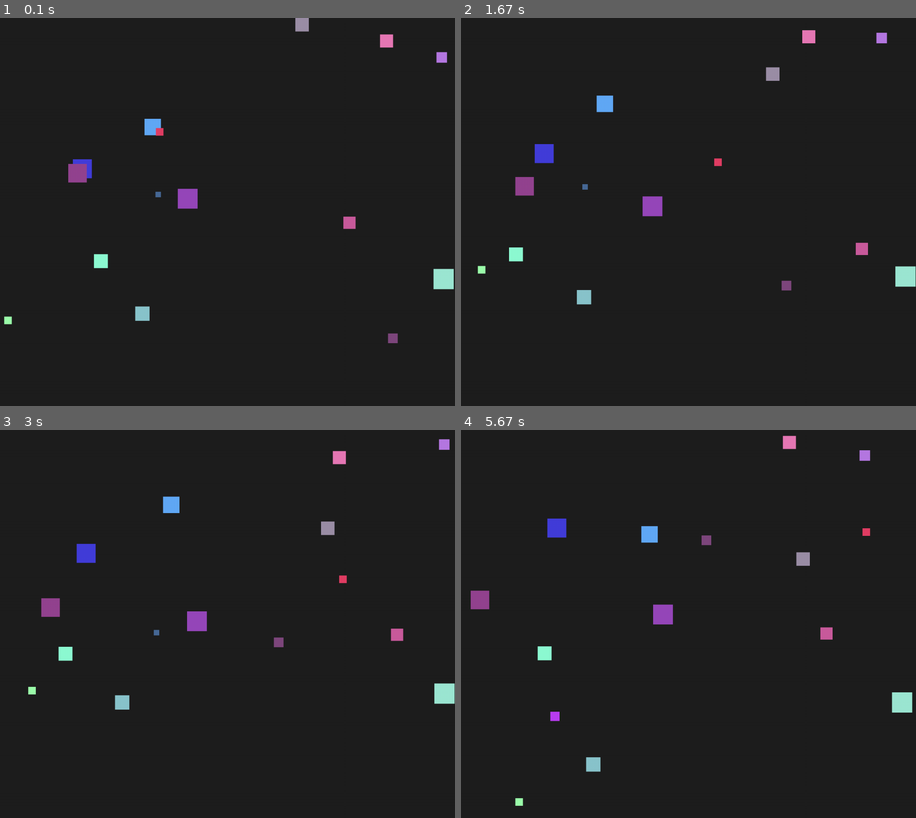
Above: before the commit, frames 1-4 (two rows, left to right).
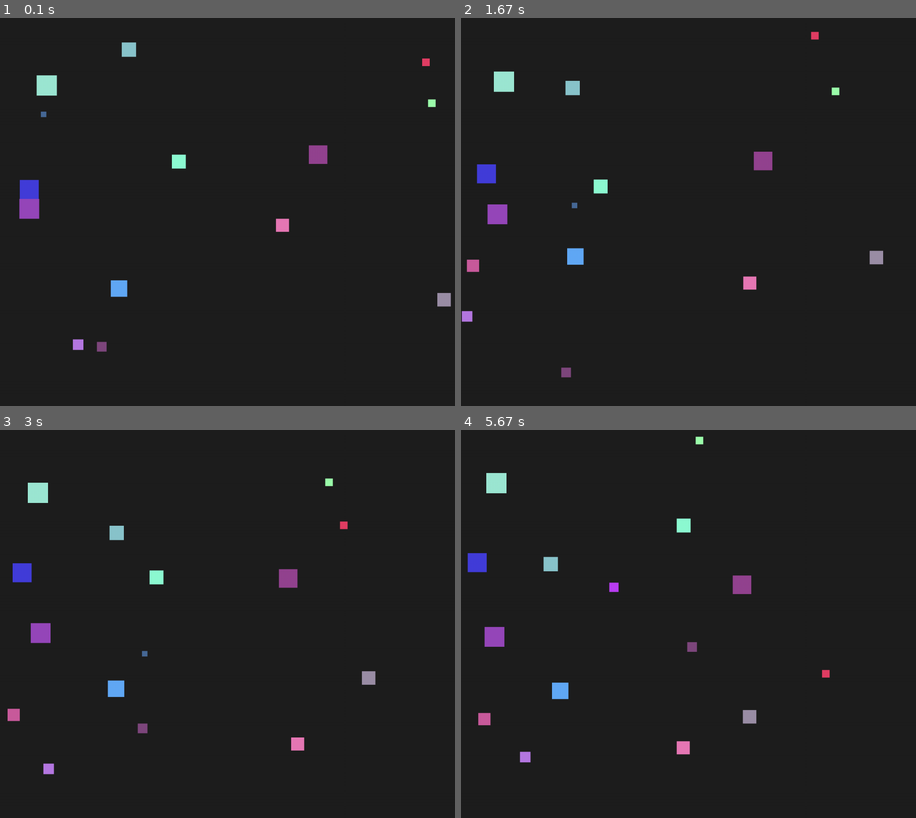
Above: after the commit, the same moments.

Repository: luc11Mhe/lab8-pygame
Game: pygame game, started from main.py
The game is run twice, just before and just after one commit, with the same random seed, the same clock (stepped at 60 frames per second) and the same inputs.
Inputs:
- Up to frame 1 (0.1 s): no input
- Up to frame 2 (1.67 s): no input
- Up to frame 3 (3 s): no input
- Up to frame 4 (5.67 s): no input

The runs differ from the first frame. In frame 1, 3.4% of the frame differs, in the area x 0-100%, y 0-87%; in frame 2, 3.6%; in frame 3, 3.6%; in frame 4, 3.7%, in the area x 1-100%, y 1-97%.

Commit message:
type hints

Diff:
--- a/main.py
+++ b/main.py
@@ -1,13 +1,17 @@
 import pygame
 import random
 import math
+from typing import List
 
 pygame.init()
-MIN_SIZE = 10
-MAX_SIZE = 50
-MAX_SPEED = 200
 
-WIDTH, HEIGHT = 1080, 920
+MIN_SIZE: int = 10
+MAX_SIZE: int = 50
+MAX_SPEED: int = 200
+
+WIDTH: int = 1080
+HEIGHT: int = 920
+
 screen = pygame.display.set_mode((WIDTH, HEIGHT))
 pygame.display.set_caption("Moving Squares")
 
@@ -15,43 +19,44 @@
 
 
 class Square:
-    def __init__(self):
+    def __init__(self) -> None:
         self.reset()
 
-    def reset(self):
-        self.size = random.randint(MIN_SIZE, MAX_SIZE)
-        speed_fact = (MAX_SIZE - self.size) / (MAX_SIZE - MIN_SIZE + 1)
-        self.max_speed = max(1, int(MAX_SPEED * speed_fact))
+    def reset(self) -> None:
+        self.size: int = random.randint(MIN_SIZE, MAX_SIZE)
 
-        self.x = random.randint(0, WIDTH - self.size)
-        self.y = random.randint(0, HEIGHT - self.size)
+        speed_fact: float = (MAX_SIZE - self.size) / (MAX_SIZE - MIN_SIZE + 1)
+        self.max_speed: float = max(1.0, MAX_SPEED * speed_fact)
 
-        self.dx = random.choice([-1, 1]) * random.uniform(50, self.max_speed)
-        self.dy = random.choice([-1, 1]) * random.uniform(50, self.max_speed)
+        self.x: float = float(random.randint(0, WIDTH - self.size))
+        self.y: float = float(random.randint(0, HEIGHT - self.size))
 
-        self.color = (
+        self.dx: float = random.choice([-1, 1]) * random.uniform(50, self.max_speed)
+        self.dy: float = random.choice([-1, 1]) * random.uniform(50, self.max_speed)
+
+        self.color: tuple[int, int, int] = (
             random.randint(50, 255),
             random.randint(50, 255),
             random.randint(50, 255),
         )
 
-        self.life = random.uniform(5, 15)
+        self.life: float = random.uniform(5, 15)
 
-    def move(self, dt):
+    def move(self, dt: float) -> None:
         if random.random() < 0.2:
-            angle = random.uniform(-0.2, 0.2)
-            cos_a = math.cos(angle)
-            sin_a = math.sin(angle)
+            angle: float = random.uniform(-0.2, 0.2)
+            cos_a: float = math.cos(angle)
+            sin_a: float = math.sin(angle)
 
-            new_dx = self.dx * cos_a - self.dy * sin_a
-            new_dy = self.dx * sin_a + self.dy * cos_a
+            new_dx: float = self.dx * cos_a - self.dy * sin_a
+            new_dy: float = self.dx * sin_a + self.dy * cos_a
 
-            self.dx = new_dx
-            self.dy = new_dy
+            self.dx, self.dy = new_dx, new_dy
 
-        speed = math.sqrt(self.dx**2 + self.dy**2)
+        speed: float = math.sqrt(self.dx**2 + self.dy**2)
+
         if speed > 0:
-            factor = min(self.max_speed, speed) / speed
+            factor: float = min(self.max_speed, speed) / speed
             self.dx *= factor
             self.dy *= factor
 
@@ -72,59 +77,56 @@
             self.y = HEIGHT - self.size
             self.dy *= -1
 
-    def flee(self, all_squares, dt):
+    def flee(self, all_squares: List["Square"], dt: float) -> None:
         for other in all_squares:
             if other is self:
                 continue
 
             if other.size > self.size:
-                dx = (self.x + self.size / 2) - (other.x + other.size / 2)
-                dy = (self.y + self.size / 2) - (other.y + other.size / 2)
-                dist = math.hypot(dx, dy)
+                dx: float = (self.x + self.size / 2) - (other.x + other.size / 2)
+                dy: float = (self.y + self.size / 2) - (other.y + other.size / 2)
+                dist: float = math.hypot(dx, dy)
 
                 if 0 < dist < 200:
                     dx /= dist
                     dy /= dist
 
-                    strength = (200 - dist) / 200
+                    strength: float = (200 - dist) / 200
                     self.dx += dx * 300 * strength * dt
                     self.dy += dy * 300 * strength * dt
 
-    def chasing(self, all_squares, dt):
+    def chasing(self, all_squares: List["Square"], dt: float) -> None:
         for other in all_squares:
             if other is self:
                 continue
 
             if other.size < self.size:
-                dx = (self.x + self.size / 2) - (other.x + other.size / 2)
-                dy = (self.y + self.size / 2) - (other.y + other.size / 2)
-                dist = math.hypot(dx, dy)
+                dx: float = (self.x + self.size / 2) - (other.x + other.size / 2)
+                dy: float = (self.y + self.size / 2) - (other.y + other.size / 2)
+                dist: float = math.hypot(dx, dy)
 
                 if 0 < dist < 200:
                     dx /= dist
                     dy /= dist
 
-                    strength = (200 - dist) / 200
+                    strength: float = (200 - dist) / 200
                     self.dx += dx * 200 * strength * dt
                     self.dy += dy * 200 * strength * dt
 
-    def update_life(self, dt):
+    def update_life(self, dt: float) -> None:
         self.life -= dt
         if self.life <= 0:
             self.reset()
 
-    def draw(self, surface):
+    def draw(self, surface: pygame.Surface) -> None:
         pygame.draw.rect(surface, self.color, (self.x, self.y, self.size, self.size))
 
 
-squares = []
-for i in range(15):
-    squares.append(Square())
+squares: List[Square] = [Square() for _ in range(15)]
 
-
-running = True
+running: bool = True
 while running:
-    dt = clock.tick(60) / 1000
+    dt: float = clock.tick(60) / 1000.0
 
     screen.fill((30, 30, 30))
 
